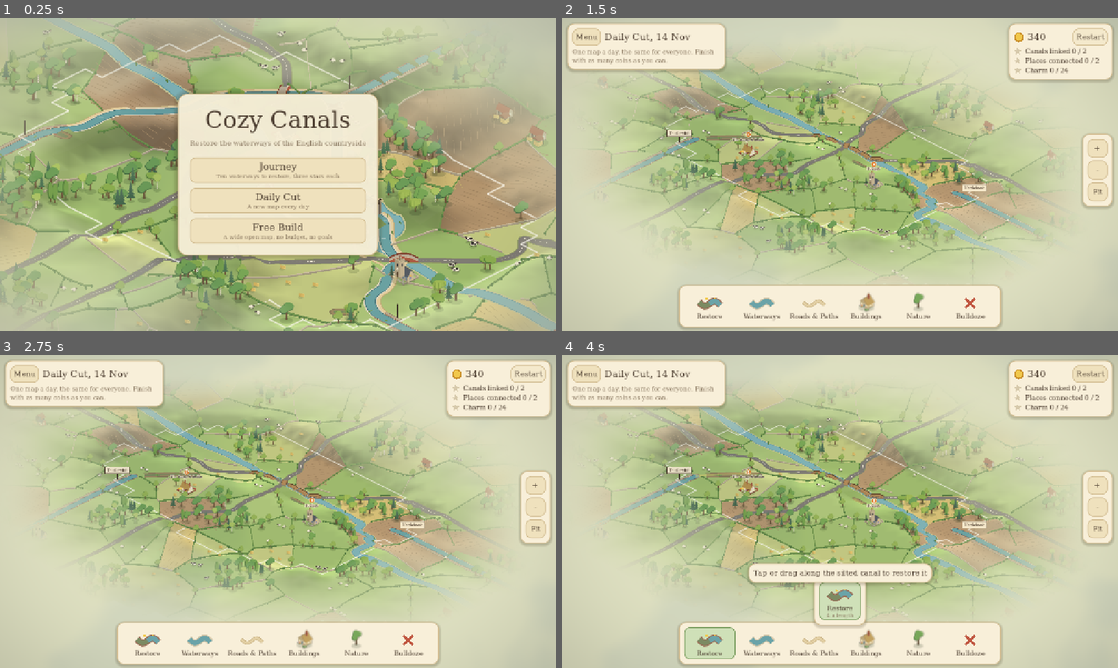
Above: before the commit, frames 1-4 (two rows, left to right).
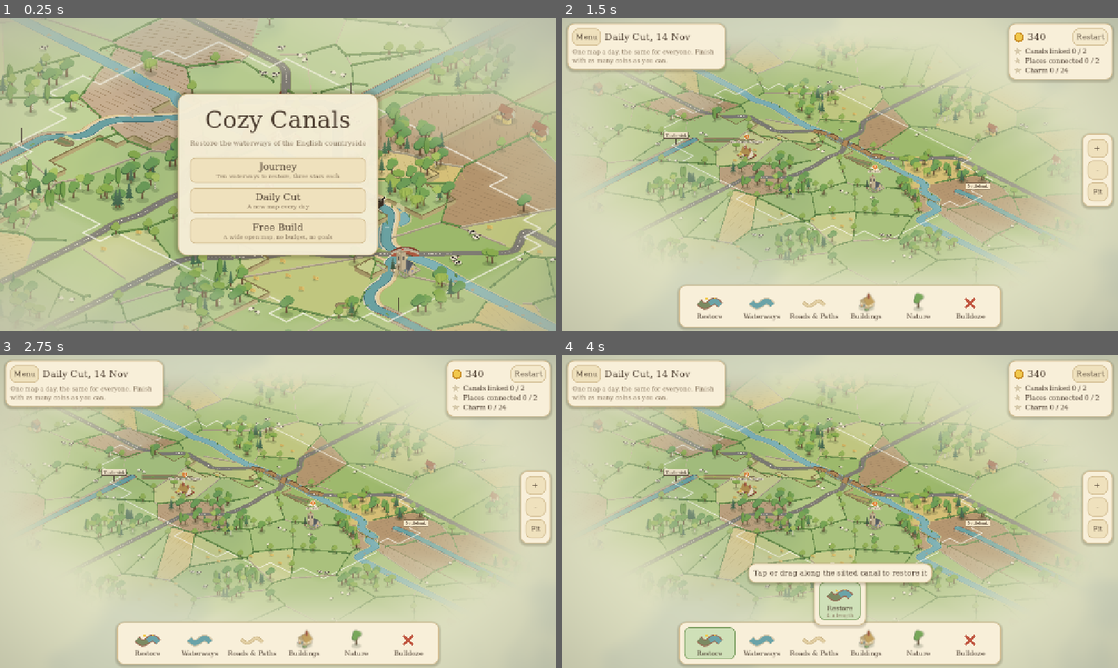
Above: after the commit, the same moments.

Repository: J45PER/CozyCanals
Game: Godot game, scene res://scenes/main.tscn
The game is run twice, just before and just after one commit, with the same random seed, the same clock (stepped at 60 frames per second) and the same inputs.
Inputs (mouse positions are in pixels of both pictures, inside the frame that each line leads up to):
- Up to frame 1 (0.25 s): no input
- Up to frame 2 (1.5 s): click (840, 199) at 0.5 s; click "Restart" at 1.25 s
- Up to frame 3 (2.75 s): click "Restart" at 2 s
- Up to frame 4 (4 s): click "Restart" at 2.75 s; click (712, 642) at 3.52 s

The runs differ from the first frame. In frame 1, 33% of the frame differs, in the area x 0-100%, y 0-100%; in frame 2, 14%; in frame 3, 14%; in frame 4, 13%.

Commit message:
Flat terrain with marked banks, canals replace rivers, tools never pan
- Terrain is flat on up to three levels again: a low earthy bank and dark
  crest line wherever the ground drops, on every side, plus a lighter
  green for higher ground, so level changes read from any direction.
  Sloped terrain is removed (it made canals look perched and locks tower).
- A canal dug along a river replaces it; rivers, canals, paths and roads
  in a cell share one node so they merge cleanly. No building on rivers.
- With a tool picked, one finger only ever draws and never pans the map,
  and a refused stroke no longer drops the finger into a pan.
- Rebuilt the Android test APK.

Co-Authored-By: Claude Sonnet 5.5 <noreply@anthropic.com>
Claude-Session: https://claude.ai/code/session_01HsNQDJYuQP1M1yZVjh2sFJ

Diff:
--- a/scripts/art.gd
+++ b/scripts/art.gd
@@ -9,7 +9,7 @@
 
 const HW := 36.0      # half cell width on screen
 const HH := 18.0      # half cell height on screen
-const HSTEP := 26.0   # screen pixels per terrain level
+const HSTEP := 9.0    # screen pixels per terrain level: a low bank
 
 # Fields: pasture, meadow, wheat, cut hay, ploughed.
 const FIELD := [Color("9cbb6f"), Color("a9c47a"), Color("d6c27c"), Color("bfc883"), Color("b39672")]
--- a/scripts/main.gd
+++ b/scripts/main.gd
@@ -129,6 +129,7 @@
 var _stroke_best := {}               # cell -> how near the finger has passed to its middle
 var _stroke_links := 0
 var _pinch_dist := 0.0
+var _tool_touch := false    # this touch began with a tool picked, so it must not pan
 var _pending := {}          # a finger that is down but not yet drawing: {pos}
 var _fling := Vector2.ZERO   # map glides on after a flick, in pixels per second
 var _pan_speed := Vector2.ZERO
@@ -411,8 +412,11 @@
 			_touches[event.index] = event.position
 			_fling = Vector2.ZERO
 			_pan_speed = Vector2.ZERO
-			if _touches.size() == 1 and tool != T.PAN and world.in_bounds(_cell_under(event.position)):
-				# Wait to see whether this is a tap, a drag, or the first of two fingers.
+			if _touches.size() == 1 and tool != T.PAN:
+				# With a tool picked, one finger only ever draws; it never moves
+				# the map. Wait to see whether this is a tap, a drag, or the
+				# first of two fingers.
+				_tool_touch = true
 				_pending = {"pos": event.position}
 			else:
 				_pending = {}
@@ -430,6 +434,8 @@
 			elif _touches.is_empty() and _pan_speed.length() > 120.0:
 				_fling = _pan_speed
 			_painting = false
+			if _touches.is_empty():
+				_tool_touch = false
 			view.hover = Vector2i(-1, -1)
 	elif event is InputEventScreenDrag:
 		_touches[event.index] = event.position
@@ -450,7 +456,7 @@
 				_use_tool(event.position, false)
 		elif _painting:
 			_use_tool(event.position, false)
-		elif _touches.size() == 1:
+		elif _touches.size() == 1 and not _tool_touch:
 			_pan(event.relative)
 			var dt := maxf(get_process_delta_time(), 1.0 / 120.0)
 			_pan_speed = _pan_speed.lerp(event.relative / dt, 0.35)
@@ -613,8 +619,8 @@
 		var step := _last_cell + (c - _last_cell).sign()
 		var free := world.can_move_node(step)
 		if not _draw_link(_last_cell, step):
-			_painting = false
-			_end_stroke()
+			# Refused (the message says why): stay put so the finger can
+			# carry on round the obstacle from the last good spot.
 			return
 		if free:
 			_stroke_best[step] = 9.0
--- a/scripts/mapgen.gd
+++ b/scripts/mapgen.gd
@@ -427,6 +427,11 @@
 # through each cell so they wander a little.
 static func _wander_nodes(world: World, rng: RandomNumberGenerator) -> void:
 	var cells := world.adj.keys()
+	# Rivers wander too, and a canal dug along one follows the same course.
+	for course in world.rivers:
+		for c in course:
+			if not cells.has(c):
+				cells.append(c)
 	cells.sort()
 	for c: Vector2i in cells:
 		var off := Vector2(rng.randf_range(0.3, 0.7), rng.randf_range(0.3, 0.7))
--- a/scripts/world.gd
+++ b/scripts/world.gd
@@ -215,7 +215,7 @@
 
 ## True if the cell has nothing on it yet, so a new line may place its node freely.
 func can_move_node(c: Vector2i) -> bool:
-	if not in_bounds(c) or building(c) != B.NONE or adj.has(c):
+	if not in_bounds(c) or building(c) != B.NONE or adj.has(c) or terrain_at(c) == T.RIVER:
 		return false
 	for p in portals:
 		if p.cell == c:
--- a/scripts/world_view.gd
+++ b/scripts/world_view.gd
@@ -208,7 +208,6 @@
 	_over.clear()
 	_build_apron()
 	_build_haze()
-	_build_corners()
 	_build_fields()
 	_build_ground()
 	_river_dirs.clear()
@@ -663,88 +662,21 @@
 	return Rect2(-world.h * HW, top, (world.w + world.h) * HW, (world.w + world.h) * HH - top)
 
 
-# --- Height surface -----------------------------------------------------------
-# Each cell is four triangles meeting at its centre. The centre sits at the
-# cell's own level (where canals, locks and buildings stand); each corner is
-# the average of the cells around it, so levels join with slopes, not cliffs.
-
-func _build_corners() -> void:
-	_corner_z.clear()
-	_relief = FastNoiseLite.new()
-	_relief.seed = hash(world.title)
-	_relief.frequency = 0.12
-	for y in range(-APRON, world.h + APRON + 1):
-		for x in range(-APRON, world.w + APRON + 1):
-			var sum := 0.0
-			var apron := 0
-			for d: Vector2i in [Vector2i(-1, -1), Vector2i(0, -1), Vector2i(-1, 0), Vector2i(0, 0)]:
-				var c := Vector2i(x, y) + d
-				var cc := Vector2i(clampi(c.x, -APRON, world.w + APRON - 1), clampi(c.y, -APRON, world.h + APRON - 1))
-				sum += _h(cc)
-				apron += int(not world.in_bounds(cc))
-			var z := sum / 4.0 * HSTEP
-			if apron == 4:
-				# Rolling country in the distance.
-				z += (_relief.get_noise_2d(x, y) * 0.5 + 0.5) * HSTEP * 1.4
-			_corner_z[Vector2i(x, y)] = z
-
-
-func _cz(corner: Vector2i) -> float:
-	return _corner_z.get(corner, 0.0)
-
-
-# Height at the middle of a cell: its own level on the map, smooth beyond it.
-func _centre_z(c: Vector2i) -> float:
-	if world.in_bounds(c):
-		return world.height(c) * HSTEP
-	return (_cz(c) + _cz(c + Vector2i(1, 0)) + _cz(c + Vector2i(0, 1)) + _cz(c + Vector2i(1, 1))) * 0.25
-
-
-# The four triangles of a cell: [[a, b], ...] corners in cell space, each
-# joined to the centre (0.5, 0.5).
-const FAN := [[Vector2(0, 0), Vector2(1, 0)], [Vector2(1, 0), Vector2(1, 1)],
-	[Vector2(1, 1), Vector2(0, 1)], [Vector2(0, 1), Vector2(0, 0)]]
-
-
-func _fan_index(u: float, v: float) -> int:
-	if v <= u and v <= 1.0 - u:
-		return 0
-	if u >= v and u >= 1.0 - v:
-		return 1
-	if v >= u and v >= 1.0 - u:
-		return 2
-	return 3
-
+# --- Ground levels ------------------------------------------------------------
+# The ground is flat, on up to three levels. A level change is a low grassy
+# bank with a dark crest line, and higher ground is a lighter green, so it is
+# easy to see where a canal will need a lock.
 
 ## Ground height (screen pixels) at a point in map coordinates.
 func ground_z(p: Vector2) -> float:
-	var c := Vector2i(floori(p.x), floori(p.y))
-	var l := p - Vector2(c)
-	var tri: Array = FAN[_fan_index(l.x, l.y)]
-	var a: Vector2 = tri[0]
-	var b: Vector2 = tri[1]
-	var m := Vector2(0.5, 0.5)
-	var w := _bary(l, a, b, m)
-	return w.x * _cz(c + Vector2i(a)) + w.y * _cz(c + Vector2i(b)) + w.z * _centre_z(c)
-
-
-static func _bary(p: Vector2, a: Vector2, b: Vector2, c: Vector2) -> Vector3:
-	var v0 := b - a
-	var v1 := c - a
-	var v2 := p - a
-	var den := v0.x * v1.y - v1.x * v0.y
-	if absf(den) < 1e-6:
-		return Vector3(1, 0, 0)
-	var v := (v2.x * v1.y - v1.x * v2.y) / den
-	var w := (v0.x * v2.y - v2.x * v0.y) / den
-	return Vector3(1.0 - v - w, v, w)
-
-
-## Map coordinates under a view-local point, following the ground's height.
+	return _h(Vector2i(floori(p.x), floori(p.y))) * HSTEP
+
+
+## Map coordinates under a view-local point, allowing for the ground's level.
 func map_at(local: Vector2) -> Vector2:
 	var z := 0.0
 	var m := Vector2.ZERO
-	for i in 6:
+	for i in 4:
 		var a := local.x / HW
 		var b := (local.y + z) / HH
 		m = Vector2((a + b) * 0.5, (b - a) * 0.5)
@@ -752,81 +684,22 @@
 	return m
 
 
-# Light falls from the upper left; slopes facing it are brighter. Shading is
-# worked out at each corner and centre and blended, so hills look smooth.
-const LIGHT := Vector3(-0.55, -0.35, 0.76)
-
-
-func _light(dzdx: float, dzdy: float) -> float:
-	var s := 1.0 / (2.0 * HH)   # pixels of height per cell -> slope
-	var n := Vector3(-dzdx * s, -dzdy * s, 1.0).normalized()
-	return 1.0 + (n.dot(LIGHT) - LIGHT.z) * 1.1
-
-
-func _corner_light(k: Vector2i) -> float:
-	return _light((_cz(k + Vector2i(1, 0)) - _cz(k - Vector2i(1, 0))) * 0.5,
-		(_cz(k + Vector2i(0, 1)) - _cz(k - Vector2i(0, 1))) * 0.5)
-
-
-func _centre_light(c: Vector2i) -> float:
-	var z00 := _cz(c)
-	var z10 := _cz(c + Vector2i(1, 0))
-	var z01 := _cz(c + Vector2i(0, 1))
-	var z11 := _cz(c + Vector2i(1, 1))
-	return _light((z10 + z11 - z00 - z01) * 0.5, (z01 + z11 - z00 - z10) * 0.5)
-
-
-static func _lit(col: Color, light: float) -> Color:
-	return Color(col.r * light, col.g * light, col.b * light, col.a)
-
-
-# Cuts each field piece of each cell into the cell's four triangles, so every
-# piece lies on one triangle, then gives each point its height and light.
+# Each cell's field pieces as screen polygons, tinted by level.
 func _build_ground() -> void:
 	_ground.clear()
-	var m := Vector2(0.5, 0.5)
-	var corner_light := {}
-	for k in _corner_z:
-		corner_light[k] = _corner_light(k)
 	for y in range(-APRON, world.h + APRON):
 		for x in range(-APRON, world.w + APRON):
 			var c := Vector2i(x, y)
 			if _hidden(c):
 				continue
-			var o := Vector2(c)
+			var z := _zc(c)
+			var lift := 0.13 * _h(c)
 			var pieces := []
-			var zm := _centre_z(c)
-			var lm := _centre_light(c)
-			var lift := 0.03 * zm / HSTEP
-			for tri: Array in FAN:
-				var a: Vector2 = tri[0]
-				var b: Vector2 = tri[1]
-				var za := _cz(c + Vector2i(a))
-				var zb := _cz(c + Vector2i(b))
-				var la: float = corner_light.get(c + Vector2i(a), 1.0)
-				var lb: float = corner_light.get(c + Vector2i(b), 1.0)
-				for entry in _field_polys[c]:
-					var poly: PackedVector2Array = entry[0]
-					for edge in [[a, b, m], [b, m, a], [m, a, b]]:
-						var p: Vector2 = o + edge[0]
-						var q: Vector2 = o + edge[1]
-						var r: Vector2 = o + edge[2]
-						var nrm := (q - p).orthogonal()
-						if (r - p).dot(nrm) > 0.0:
-							nrm = -nrm
-						poly = _clip(poly, p, nrm)
-						if poly.size() < 3:
-							break
-					if poly.size() < 3:
-						continue
-					var col: Color = (_fields[entry[1]].col as Color).lightened(lift)
-					var pts := PackedVector2Array()
-					var cols := PackedColorArray()
-					for q: Vector2 in poly:
-						var w := _bary(q - o, a, b, m)
-						pts.append(Art.iso(q, w.x * za + w.y * zb + w.z * zm))
-						cols.append(_lit(col, w.x * la + w.y * lb + w.z * lm))
-					pieces.append([pts, cols])
+			for entry in _field_polys[c]:
+				var pts := PackedVector2Array()
+				for q: Vector2 in entry[0]:
+					pts.append(Art.iso(q, z))
+				pieces.append([pts, (_fields[entry[1]].col as Color).lightened(lift)])
 			_ground[c] = pieces
 
 
@@ -957,8 +830,31 @@
 	var z := _zc(c)
 	var o := Vector2(c)
 	var fade := _fade(c)
+	# Banks down to lower ground in front.
+	for side in 2:
+		var n := c + (Vector2i(0, 1) if side == 0 else Vector2i(1, 0))
+		if not _in_range(n) or _hidden(n) or _zc(n) >= z:
+			continue
+		var a := o + (Vector2(0, 1) if side == 0 else Vector2(1, 0))
+		var b := o + Vector2(1, 1)
+		mb.quad(Art.iso(a, z), Art.iso(b, z), Art.iso(b, _zc(n)), Art.iso(a, _zc(n)),
+			Color("a3966a") if side == 0 else Color("b7aa7c"))
 	for piece in _ground.get(c, []):
-		mb.fan_shaded(piece[0], piece[1])
+		mb.fan(piece[0], piece[1])
+	# A crest line and short hatching wherever the ground drops away, on every
+	# side, so level changes read from any direction.
+	for d in World.DIRS4:
+		var n := c + d
+		if not _in_range(n) or _hidden(n) or _h(n) >= _h(c):
+			continue
+		var mid := o + Vector2(0.5, 0.5) + Vector2(d) * 0.5
+		var along := Vector2(-d.y, d.x) * 0.5
+		mb.line(Art.iso(mid - along, z + 0.3), Art.iso(mid + along, z + 0.3), 2.4, Color("85784f"))
+		if d.x + d.y < 0:
+			# Far-side drops have no visible bank, so hatch down the slope.
+			for k: float in [-0.3, 0.0, 0.3]:
+				var top := mid + along * 2.0 * k
+				mb.line(Art.iso(top, z), Art.iso(top + Vector2(d) * 0.16, _zc(n)), 1.4, Color("85784f"))
 	if not _busy(c):
 		Art.field_detail(mb, o, ground_z, _fields[_cell_field[c]], fade)
 	if world.in_bounds(c) and world.building(c) != B.NONE:
@@ -967,6 +863,14 @@
 	var river: Array = _river_dirs.get(c, [])
 	if _cont.has(c) and _cont[c][0] == "river":
 		river = _cont[c][1]
+	if world.in_bounds(c) and world.has_canal(c):
+		# Where the river has been made into canal, the canal replaces it;
+		# only stretches of river leading elsewhere are still drawn.
+		var rest := []
+		for d: Vector2 in river:
+			if world.link(c, c + Vector2i(d)) != L.CANAL:
+				rest.append(d)
+		river = rest
 	if not river.is_empty():
 		_stroke(mb, c, river, 0.36, Art.hazed(Art.RIVER_BANK, fade), true, true)
 		_stroke(mb, c, river, 0.29, Art.hazed(Art.RIVER_EDGE, fade), true, true)
@@ -1020,12 +924,9 @@
 	return _zc(c)
 
 
-# Where the lines through a cell meet. Rivers wander on their own course.
-func _node(c: Vector2i, river := false) -> Vector2:
-	if river:
-		if _river_dirs.has(c):
-			return Vector2(c) + Vector2(0.3 + 0.4 * Art.rnd(c.x, c.y, 301), 0.3 + 0.4 * Art.rnd(c.x, c.y, 302))
-		return Vector2(c) + Vector2(0.5, 0.5)
+# Where the lines through a cell meet. Rivers, canals, paths and roads in the
+# same cell all share it.
+func _node(c: Vector2i, _river := false) -> Vector2:
 	return world.node(c) if world.inside(c) else Vector2(c) + Vector2(0.5, 0.5)
 
 
--- a/tests/test_input.gd
+++ b/tests/test_input.gd
@@ -137,6 +137,13 @@
 	await _pick(T.CANAL)
 	_expect("toolbar tap builds nothing", world.version == before and main.tool == T.CANAL)
 
+	# With a tool picked, one finger never moves the map, even when the drag
+	# starts off the buildable land or runs into something it can't cross.
+	var held: Vector2 = main.view.position
+	await _drag([Vector2(40, 400), Vector2(200, 300), Vector2(400, 350)])
+	await _drag([_screen(world.places[0].cell), _screen(world.places[0].cell) + Vector2(120, 60)])
+	_expect("a picked tool never pans the map", main.view.position == held)
+
 	# With no tool picked, one finger moves the map; Fit brings it back.
 	await _tap_control(main._cat_buttons[main.category])
 	_expect("closing the category puts the tool down", main.tool == T.PAN and not main._sub_bar.visible)
Binary file added: docs/flat.png
Not shown, changed: builds/CozyCanals.apk
